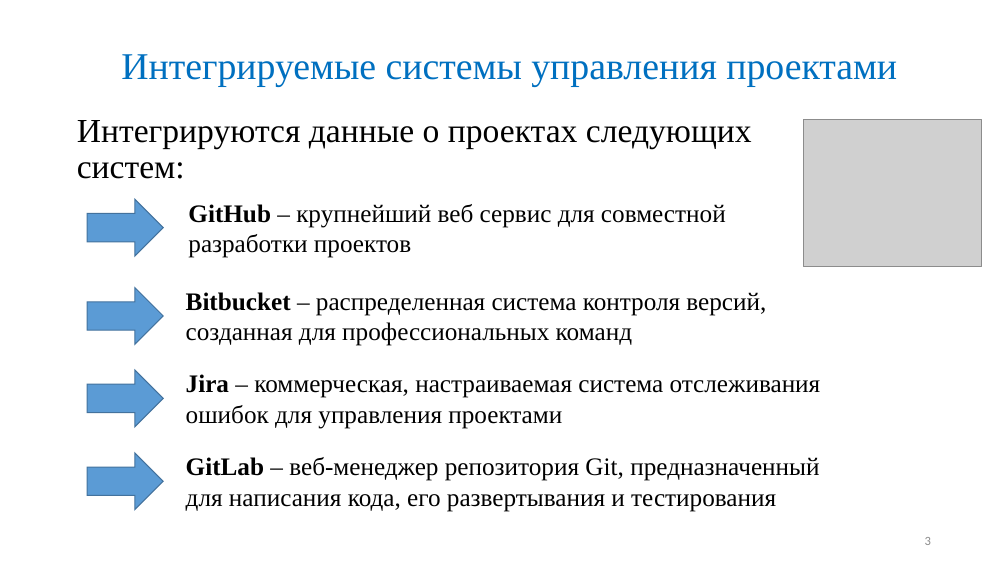
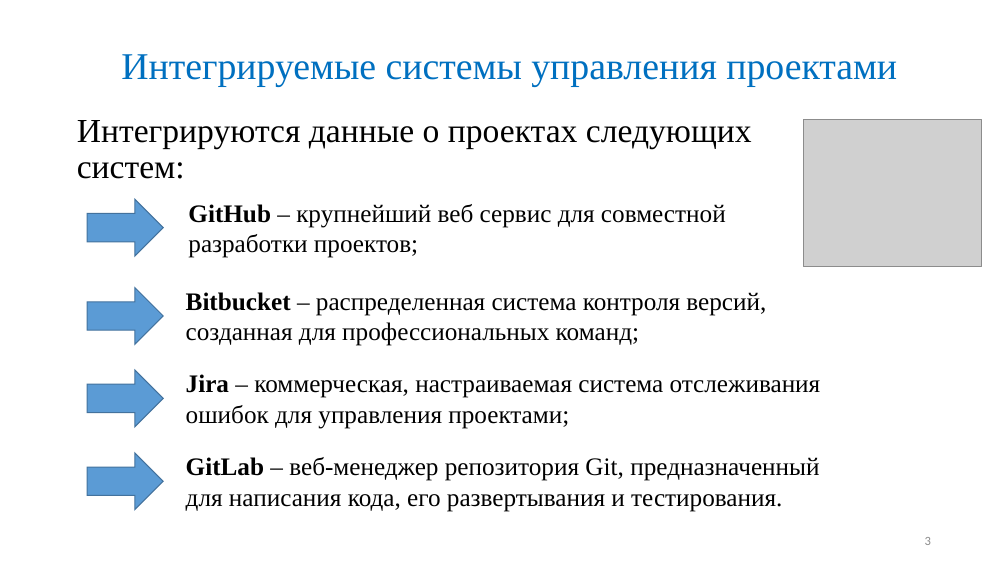
Before and after one commit to Maglus/-2017, a slide deck: slide 3 of Prezentatsia_VKR2017.pptx. Drawn at 1008x567 pixels with LibreOffice and Linux fonts; fonts in the diff are those of the drawing; grey boxes stand for pictures. Boxes give left, top, right and bottom in pixels: in the first picture for what was removed or moved away, otherwise in the second. Text is boxed around its words. In the diff, an @@ line names an element or a change of style, - is before the commit and + after.

Commit message:
up

```diff
--- a/Prezentatsia_VKR2017.pptx
+++ b/Prezentatsia_VKR2017.pptx
@@ text at (188, 204, 726, 258): text changed @@
-GitHub – крупнейший веб сервис для совместной разработки проектов
+GitHub – крупнейший веб сервис для совместной разработки проектов;
@@ text at (186, 292, 766, 346): text changed @@
-Bitbucket – распределенная система контроля версий, созданная для профессиональных команд
+Bitbucket – распределенная система контроля версий, созданная для профессиональных команд;
@@ text at (186, 374, 821, 429): text changed @@
-Jira – коммерческая, настраиваемая система отслеживания ошибок для управления проектами
+Jira – коммерческая, настраиваемая система отслеживания ошибок для управления проектами;
@@ text at (186, 457, 819, 512): text changed @@
-GitLab – веб-менеджер репозитория Git, предназначенный для написания кода, его развертывания и тестирования
+GitLab – веб-менеджер репозитория Git, предназначенный для написания кода, его развертывания и тестирования.
```
